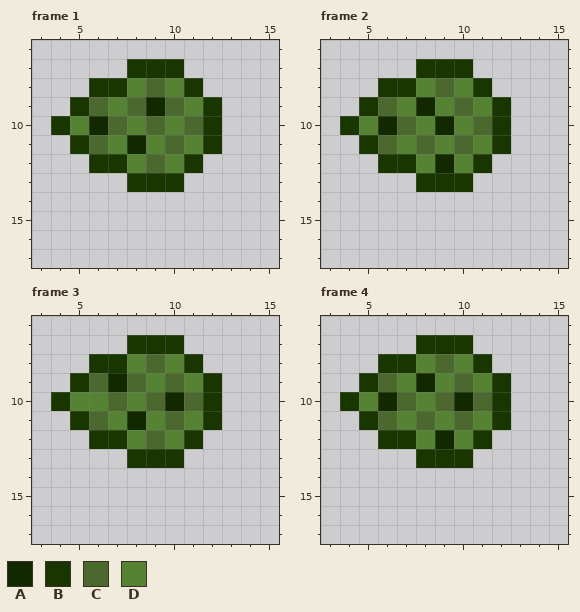
One commit to this pixel-art file: images/aseSource/poisonSpit.ase. This is how it looked before the edit.
20x20 pixels, 10 frames. Shown: frame 1: x 3..15, y 6..17; frame 2: x 3..15, y 6..17; frame 3: x 3..15, y 6..17; frame 4: x 3..15, y 6..17. The commit also changed other frames, which this record leaves out.
Palette (. is transparent): A #122900  B #193500  C #4b692f  D #558333
Pixels before, frame 1, first column x 4:
 7 ....BBB..
 8 ..BBDCDB.
 9 .BCDCACDB
10 BDACDCDCB
11 .BCDADCDB
12 ..BBDCDB.
13 ....BBB..
Pixels before, frame 2, first column x 4:
 7 ....BBB..
 8 ..BBDCDB.
 9 .BCDADCDB
10 BDACDADCB
11 .BCDCDCDB
12 ..BBDADB.
13 ....BBB..
Pixels before, frame 3, first column x 4:
 7 ....BBB..
 8 ..BBDCDB.
 9 .BCACDCDB
10 BDDCDCACB
11 .BCDADCDB
12 ..BBDCDB.
13 ....BBB..
Pixels before, frame 4, first column x 4:
 7 ....BBB..
 8 ..BBDCDB.
 9 .BCDADCDB
10 BDACDCACB
11 .BCDCDCDB
12 ..BBDADB.
13 ....BBB..
Now the later version:
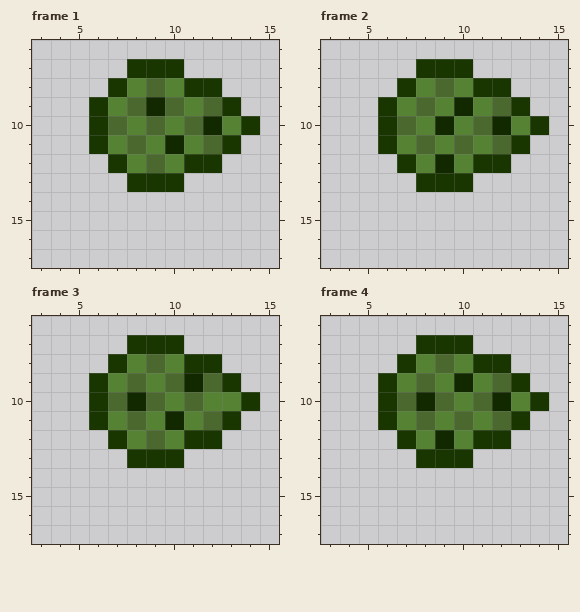
Diff:
Frame 1:
y 8: x 6 B -> .; x 12 . -> B
y 9: x 5..6 BC -> .B; x 12..13 B. -> CB
y 10: x 4..6 BDA -> ..B; x 12..14 B.. -> ADB
y 11: x 5..6 BC -> .B; x 8 A -> C; x 10 C -> A; x 12..13 B. -> CB
y 12: x 6 B -> .; x 12 . -> B
Frame 2:
y 8: x 6 B -> .; x 12 . -> B
y 9: x 5..6 BC -> .B; x 8 A -> C; x 10 C -> A; x 12..13 B. -> CB
y 10: x 4..6 BDA -> ..B; x 12..14 B.. -> ADB
y 11: x 5..6 BC -> .B; x 12..13 B. -> CB
y 12: x 6 B -> .; x 12 . -> B
Frame 3:
y 8: x 6 B -> .; x 12 . -> B
y 9: x 5..7 BCA -> .BD; x 11..13 DB. -> ACB
y 10: x 4..6 BDD -> ..B; x 8 D -> A; x 10 A -> D; x 12..14 B.. -> DDB
y 11: x 5..6 BC -> .B; x 8 A -> C; x 10 C -> A; x 12..13 B. -> CB
y 12: x 6 B -> .; x 12 . -> B
Frame 4:
y 8: x 6 B -> .; x 12 . -> B
y 9: x 5..6 BC -> .B; x 8 A -> C; x 10 C -> A; x 12..13 B. -> CB
y 10: x 4..6 BDA -> ..B; x 8 D -> A; x 10 A -> D; x 12..14 B.. -> ADB
y 11: x 5..6 BC -> .B; x 12..13 B. -> CB
y 12: x 6 B -> .; x 12 . -> B
